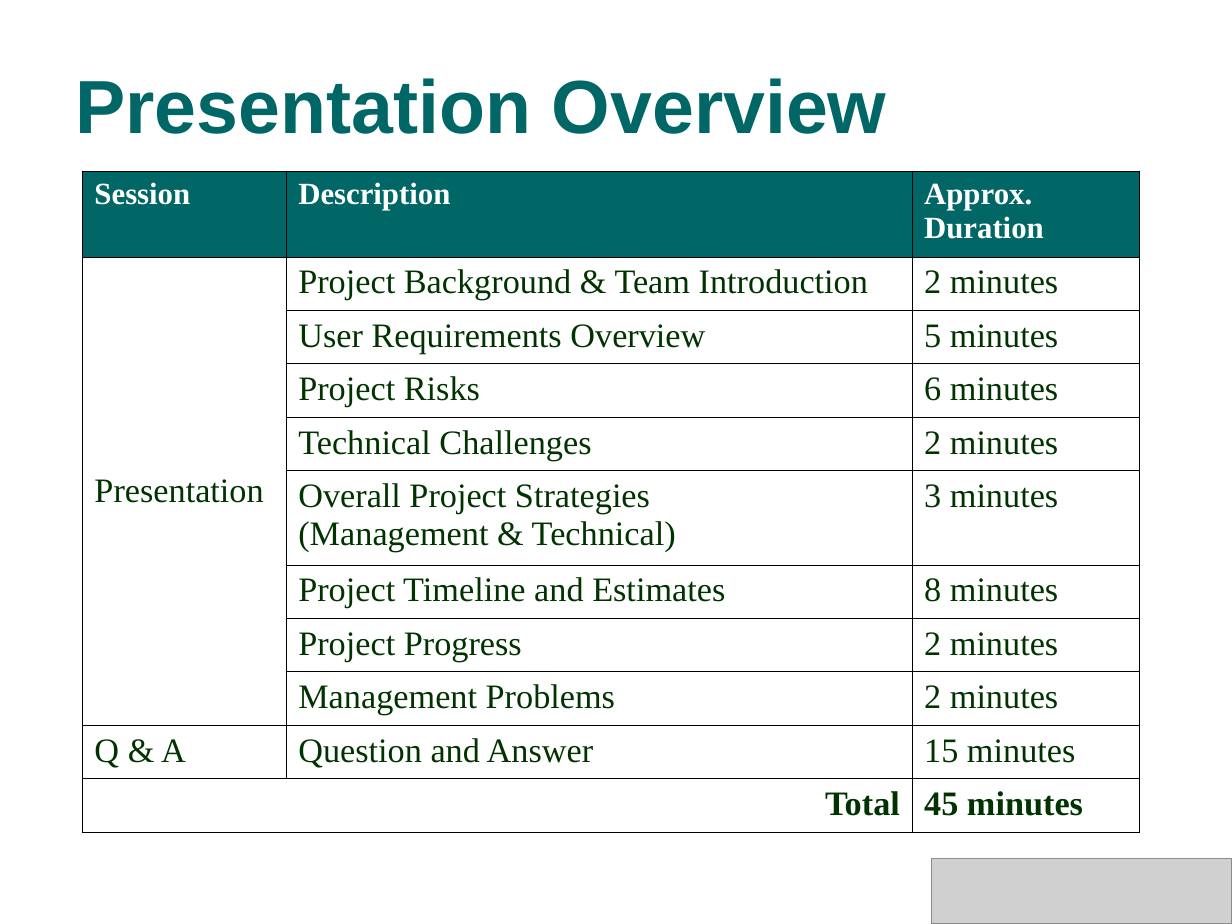
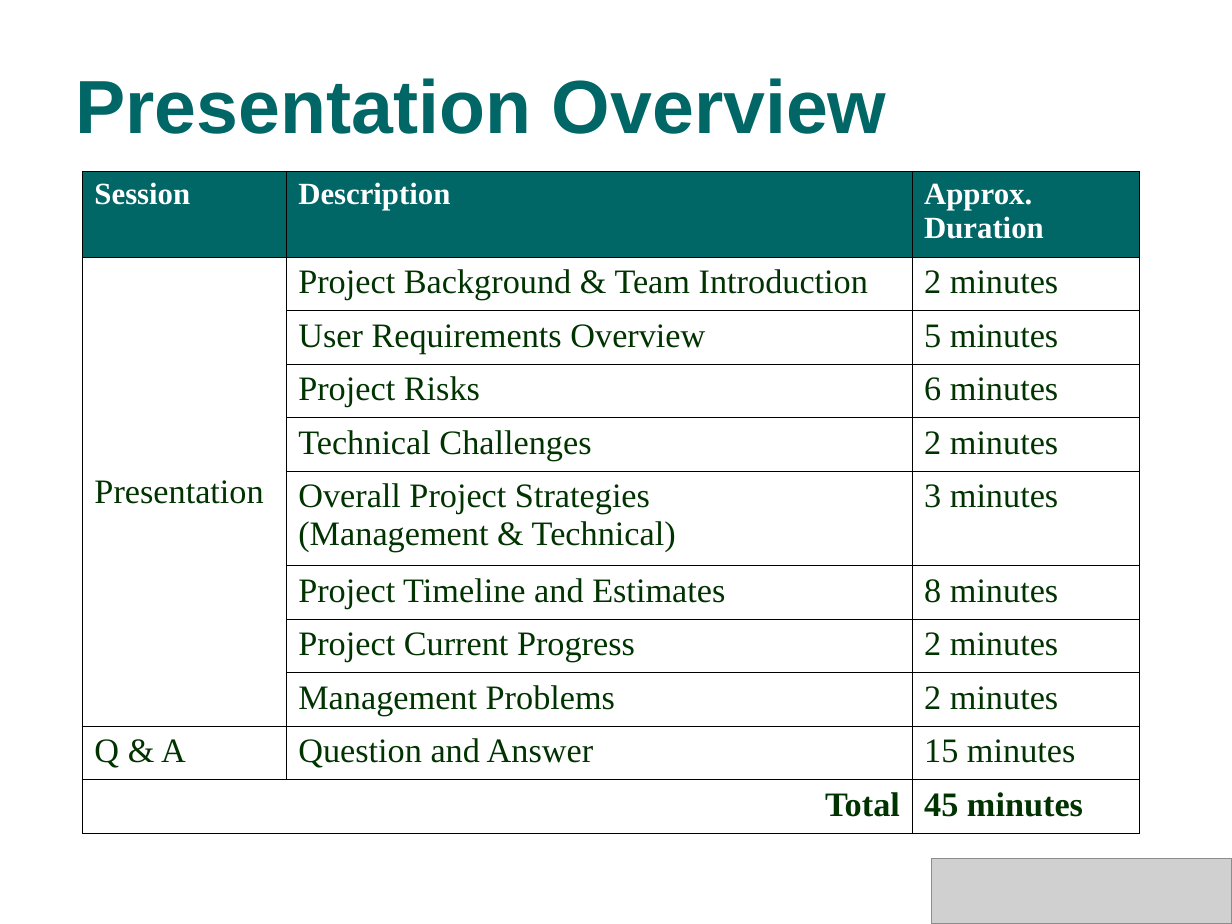
Before and after one commit to s4kshya/leezdr-repository, a slide deck: slide 2 of Exam Paper/MTECH_PROJ/Presentation/phase1_v2.ppt. Drawn at 1232x924 pixels with LibreOffice and Linux fonts; fonts in the diff are those of the drawing; grey boxes stand for pictures; background and template pictures are left out. Boxes give left, top, right and bottom in pixels: in the first picture for what was removed or moved away, otherwise in the second. Text is boxed around its words. In the diff, an @@ line names an element or a change of style, - is before the commit and + after.

```diff
--- a/Exam Paper/MTECH_PROJ/Presentation/phase1_v2.ppt
+++ b/Exam Paper/MTECH_PROJ/Presentation/phase1_v2.ppt
@@ table at (83, 171, 1140, 833) @@
-row 8, column 2: Project Progress
+row 8, column 2: Project Current Progress
```
Also in this commit, not shown: 13 other slides changed, 18 slides added, 3 other files.
